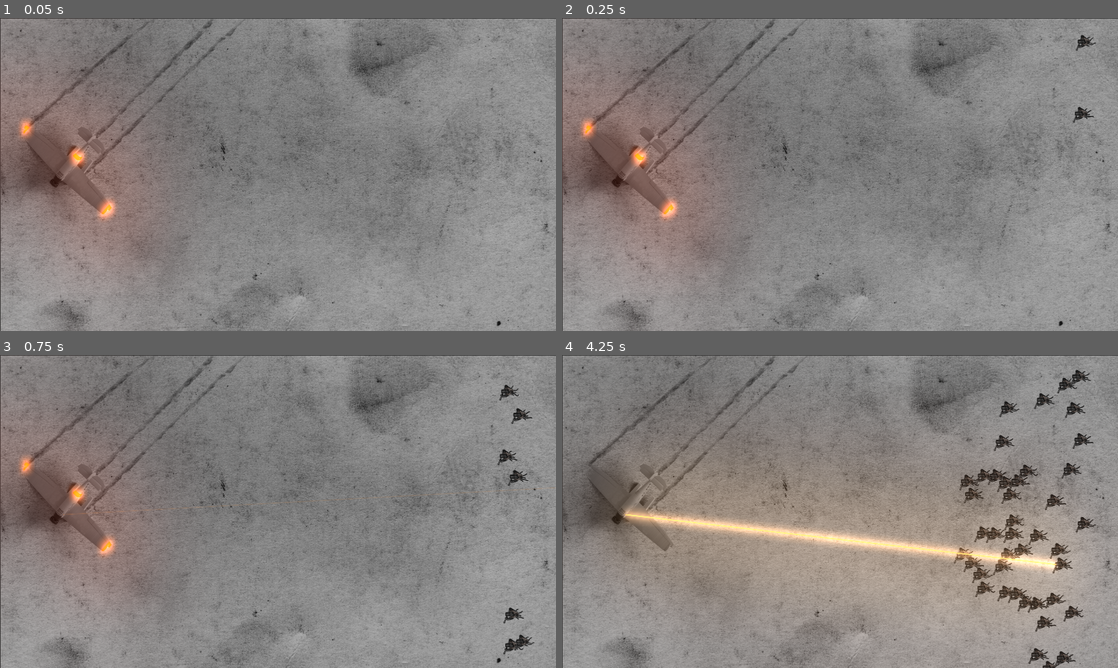
Above: before the commit, frames 1-4 (two rows, left to right).
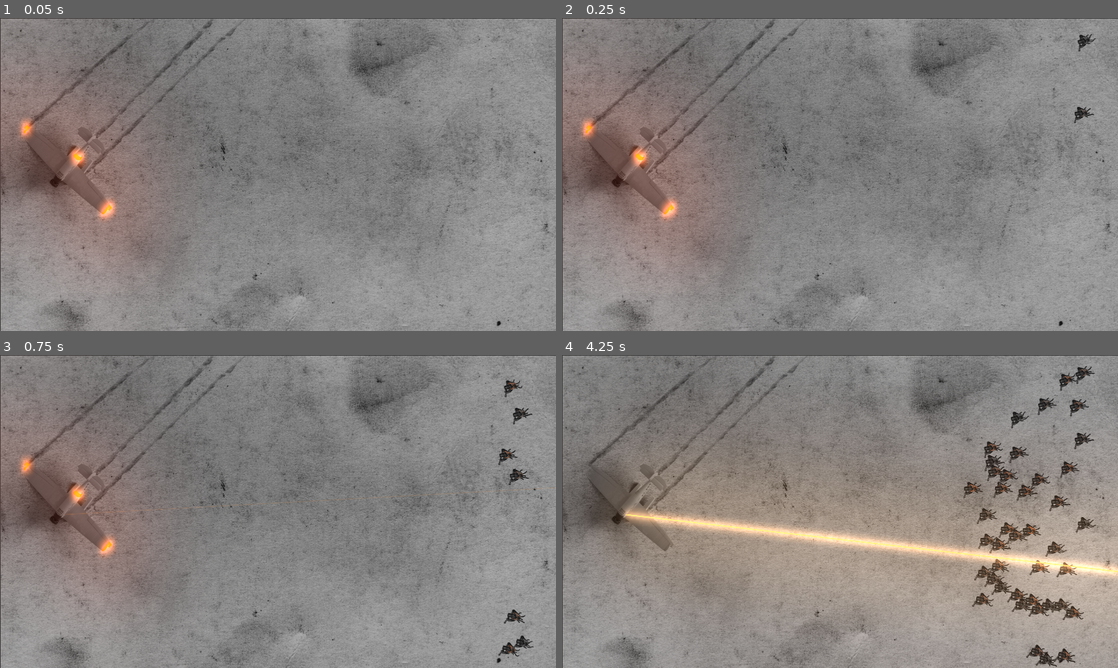
Above: after the commit, the same moments.

Repository: YuriNikolai/StrangeWinds
Game: Godot game, scene res://scenes/Main.tscn
Two runs of this game, one before a commit and one after it. Both use one fixed random seed, a clock stepped at 60 frames per second and the inputs below.
Inputs (mouse positions are in pixels of both pictures, inside the frame that each line leads up to):
- Up to frame 1 (0.05 s): no input
- Up to frame 2 (0.25 s): no input
- Up to frame 3 (0.75 s): move the mouse to (400, 495) at 0.52 s; press the mouse at (400, 495) at 0.53 s
- Up to frame 4 (4.25 s): move the mouse to (728, 527) at 1.27 s; release the mouse at (728, 527) at 1.28 s; click (728, 527) at 1.35 s; move the mouse to (895, 442) at 2.02 s; press the mouse at (895, 442) at 2.03 s; move the mouse to (812, 574) at 2.77 s; release the mouse at (812, 574) at 2.78 s; click (812, 574) at 2.85 s; move the mouse to (1006, 558) at 3.52 s; press the mouse at (1006, 558) at 3.53 s

Frame 1 is identical in both runs. In frame 2, 0.1% of the frame differs, in the area x 91-96%, y 5-34%; in frame 3, 0.6%; in frame 4, 6.3%, in the area x 70-100%, y 3-100%.

Commit message:
spawner

Diff:
--- a/scenes/Artilect.tscn
+++ b/scenes/Artilect.tscn
@@ -6,7 +6,7 @@
 
 [sub_resource type="CapsuleShape2D" id=34]
 radius = 18.0
-height = 8.00001
+height = 0.0
 
 [sub_resource type="Animation" id=35]
 length = 0.1
@@ -34,6 +34,18 @@
 "update": 1,
 "values": [ 1 ]
 }
+tracks/2/type = "value"
+tracks/2/path = NodePath("Sprite_glow:visible")
+tracks/2/interp = 1
+tracks/2/loop_wrap = true
+tracks/2/imported = false
+tracks/2/enabled = true
+tracks/2/keys = {
+"times": PoolRealArray( 0 ),
+"transitions": PoolRealArray( 1 ),
+"update": 0,
+"values": [ true ]
+}
 
 [sub_resource type="Animation" id=37]
 resource_name = "advance"
@@ -56,12 +68,41 @@
 tracks/1/interp = 1
 tracks/1/loop_wrap = true
 tracks/1/imported = false
-tracks/1/enabled = false
+tracks/1/enabled = true
 tracks/1/keys = {
-"times": PoolRealArray(  ),
-"transitions": PoolRealArray(  ),
+"times": PoolRealArray( 0, 0.1, 0.2, 0.3, 0.4, 0.5, 0.6, 0.7, 0.8, 0.9, 1, 1.1, 1.2, 1.3, 1.4, 1.5, 1.6, 1.7, 1.8, 1.9, 2, 2.1, 2.2, 2.3 ),
+"transitions": PoolRealArray( 1, 1, 1, 1, 1, 1, 1, 1, 1, 1, 1, 1, 1, 1, 1, 1, 1, 1, 1, 1, 1, 1, 1, 1 ),
 "update": 1,
-"values": [  ]
+"values": [ 0, 1, 2, 3, 4, 4, 4, 4, 4, 3, 2, 1, 0, 0, 1, 2, 3, 4, 5, 6, 5, 4, 3, 2 ]
+}
+
+[sub_resource type="Animation" id=38]
+resource_name = "die"
+length = 1.2
+step = 0.05
+tracks/0/type = "value"
+tracks/0/path = NodePath("Sprite:frame")
+tracks/0/interp = 1
+tracks/0/loop_wrap = true
+tracks/0/imported = false
+tracks/0/enabled = true
+tracks/0/keys = {
+"times": PoolRealArray( 0, 0.05, 0.1, 0.15, 0.2, 0.25, 0.3, 0.35, 0.4, 0.45, 0.5, 0.55, 0.6, 0.65, 0.7, 0.75, 0.8, 0.85, 0.9, 0.95, 1, 1.05, 1.1, 1.15 ),
+"transitions": PoolRealArray( 1, 1, 1, 1, 1, 1, 1, 1, 1, 1, 1, 1, 1, 1, 1, 1, 1, 1, 1, 1, 1, 1, 1, 1 ),
+"update": 1,
+"values": [ 64, 65, 66, 67, 68, 69, 70, 71, 72, 73, 74, 75, 76, 77, 78, 79, 80, 81, 82, 83, 84, 85, 86, 87 ]
+}
+tracks/1/type = "value"
+tracks/1/path = NodePath("Sprite_glow:visible")
+tracks/1/interp = 1
+tracks/1/loop_wrap = true
+tracks/1/imported = false
+tracks/1/enabled = true
+tracks/1/keys = {
+"times": PoolRealArray( 0 ),
+"transitions": PoolRealArray( 1 ),
+"update": 1,
+"values": [ false ]
 }
 
 [sub_resource type="Animation" id=36]
@@ -98,19 +139,21 @@
 script = ExtResource( 2 )
 
 [node name="CollisionShape2D" type="CollisionShape2D" parent="."]
-position = Vector2( -3, -6 )
+position = Vector2( -8, 3 )
 rotation = 1.5708
 z_index = 2
 z_as_relative = false
 shape = SubResource( 34 )
 
 [node name="Sprite" type="Sprite" parent="."]
+rotation = -1.5708
 texture = ExtResource( 1 )
 hframes = 32
 vframes = 3
 
 [node name="Sprite_glow" type="Sprite" parent="."]
 modulate = Color( 2, 2, 2, 1 )
+rotation = -1.5708
 texture = ExtResource( 3 )
 hframes = 32
 frame = 1
@@ -118,4 +161,5 @@
 [node name="AnimationPlayer" type="AnimationPlayer" parent="."]
 anims/RESET = SubResource( 35 )
 anims/advance = SubResource( 37 )
+anims/die = SubResource( 38 )
 anims/shoot = SubResource( 36 )
--- a/scripts/Artilect.gd
+++ b/scripts/Artilect.gd
@@ -2,7 +2,7 @@
 
 export var hp : float
 export var attack_range = 600
-export var speed = 10
+export var speed = 100
 
 var target_vector : Vector2
 var target : Vector2
@@ -21,16 +21,17 @@
 onready var ap = $AnimationPlayer
 
 func _ready():
-	target_vector = target-global_position
+	target_vector = (target-global_position).normalized()*speed
 
 func _physics_process(delta):
-	if position.distance_to(player_pos) < attack_range + 100:
-		position = lerp(position, target, rand_range(0.0001, 0.01))
+	if position.distance_to(target) < 50 or position.x < target.x:
+		state = DYING
 	else:
 		move_and_slide(target_vector/rand_range(90, 110)*speed)
 
 
 func _process(_delta):
+	look_at(player_pos)
 	match state:
 		ADVANCING:
 			#print ("Advancing state")
--- a/scripts/Spawner.gd
+++ b/scripts/Spawner.gd
@@ -15,7 +15,6 @@
 	var enemy_instance = enemy.instance()
 	enemy_instance.position = Vector2(get_global_position().x, get_global_position().y + rand_range(-540, 540))
 	enemy_instance.target = generate_target_point(enemy_instance)
-	enemy_instance.rotation_degrees = 90
 	get_tree().get_root().add_child(enemy_instance)
 	yield(get_tree().create_timer(0.2), "timeout")
 
@@ -26,9 +25,9 @@
 	var cy = player.global_position.y
 	var radius = instance.attack_range
 
-	var angle = rand_range(1.7*PI, 2.3*PI)
+	var angle = rand_range(1.82*PI, 2.2*PI)
 
 	var tx = cx + radius * cos(angle)
 	var ty = cy + radius * sin(angle)
 
-	return Vector2(tx, ty)*rand_range(0.8, 1.2)
+	return Vector2(tx, ty)*rand_range(0.9, 1.1)
Not shown: 1 places in scenes/Artilect.tscn that only renumber resources
